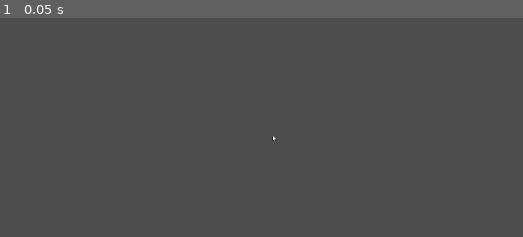
Above: before the commit, frame 1.
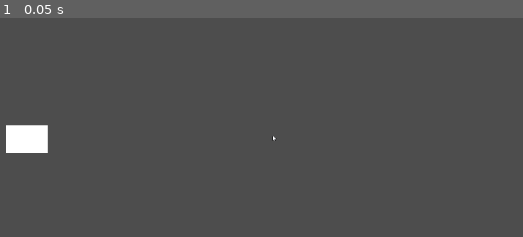
Above: after the commit, the same moment.

Repository: zallec/Internship-Project-1
Game: Godot game, scene res://scenes/main.tscn
The game is run twice, just before and just after one commit, with the same random seed, the same clock (stepped at 60 frames per second) and the same inputs. Before the commit the project has no main scene; this scene is started directly in both runs.
Inputs:
- Up to frame 1 (0.05 s): no input

The runs differ from the first frame. In frame 1, 1.0% of the frame differs, in the area x 1-10%, y 48-62%.
Error before the commit: Invalid call. Nonexistent function 'start' in base 'Area2D (playerWall.gd)'. (res://scenes/main.tscn::GDScript_uwrxv:28)
Error after the commit: Invalid access to property or key 'position' on a base object of type 'null instance'. (res://scenes/scripts/enemyWall.gd:17)

Commit message:
player/enemy wall logic

Diff:
--- a/project.godot
+++ b/project.godot
@@ -11,12 +11,28 @@
 [application]
 
 config/name="InternshipProjectWeek1"
+run/main_scene="uid://5sl36bs56vvj"
 config/features=PackedStringArray("4.6", "Forward Plus")
 config/icon="res://icon.svg"
 
 [debug]
 
 gdscript/warnings/untyped_declaration=2
+
+[input]
+
+move_up={
+"deadzone": 0.2,
+"events": [Object(InputEventKey,"resource_local_to_scene":false,"resource_name":"","device":-1,"window_id":0,"alt_pressed":false,"shift_pressed":false,"ctrl_pressed":false,"meta_pressed":false,"pressed":false,"keycode":0,"physical_keycode":87,"key_label":0,"unicode":119,"location":0,"echo":false,"script":null)
+, Object(InputEventKey,"resource_local_to_scene":false,"resource_name":"","device":-1,"window_id":0,"alt_pressed":false,"shift_pressed":false,"ctrl_pressed":false,"meta_pressed":false,"pressed":false,"keycode":0,"physical_keycode":4194320,"key_label":0,"unicode":0,"location":0,"echo":false,"script":null)
+]
+}
+move_down={
+"deadzone": 0.2,
+"events": [Object(InputEventKey,"resource_local_to_scene":false,"resource_name":"","device":-1,"window_id":0,"alt_pressed":false,"shift_pressed":false,"ctrl_pressed":false,"meta_pressed":false,"pressed":false,"keycode":0,"physical_keycode":87,"key_label":0,"unicode":119,"location":0,"echo":false,"script":null)
+, Object(InputEventKey,"resource_local_to_scene":false,"resource_name":"","device":-1,"window_id":0,"alt_pressed":false,"shift_pressed":false,"ctrl_pressed":false,"meta_pressed":false,"pressed":false,"keycode":0,"physical_keycode":4194322,"key_label":0,"unicode":0,"location":0,"echo":false,"script":null)
+]
+}
 
 [physics]
 
--- a/scenes/enemyWall.tscn
+++ b/scenes/enemyWall.tscn
@@ -4,10 +4,17 @@
 
 [sub_resource type="RectangleShape2D" id="RectangleShape2D_jorrf"]
 
-[node name="EnemyWall" type="Area2D" unique_id=492150251]
+[node name="enemyWall" type="CharacterBody2D" unique_id=2057786081]
 script = ExtResource("1_m24gv")
 
-[node name="CollisionShape2D" type="CollisionShape2D" parent="." unique_id=1208960590]
+[node name="CollisionShape2D" type="CollisionShape2D" parent="." unique_id=1469816695]
 shape = SubResource("RectangleShape2D_jorrf")
 
-[node name="Sprite2D" type="Sprite2D" parent="." unique_id=1786283855]
+[node name="Sprite2D" type="Sprite2D" parent="." unique_id=1677342442]
+
+[node name="ColorRect" type="ColorRect" parent="." unique_id=1317385821]
+offset_left = -19.0
+offset_top = -19.0
+offset_right = 21.0
+offset_bottom = 21.0
+metadata/_edit_use_anchors_ = true
--- a/scenes/main.tscn
+++ b/scenes/main.tscn
@@ -94,6 +94,7 @@
 autostart = true
 
 [node name="StartPos" type="Marker2D" parent="." unique_id=1912251813]
+visible = false
 position = Vector2(-350, 0)
 
 [node name="EnemyPath" type="Path2D" parent="." unique_id=156622855]
@@ -106,11 +107,12 @@
 rotation = 2.3663416
 
 [node name="PlayerWall" parent="." unique_id=492150251 instance=ExtResource("2_sugp2")]
+position = Vector2(-348, 0)
 
 [node name="Ball" parent="." unique_id=787457636 instance=ExtResource("3_sugp2")]
-position = Vector2(-758, -57)
+position = Vector2(-742, 11)
 
 [node name="EnemyWall" parent="." unique_id=151816420 instance=ExtResource("4_jyhfs")]
-position = Vector2(-766, 9)
+position = Vector2(348, 0)
 
 [connection signal="timeout" from="StartDelay" to="." method="_on_start_delay_timeout"]
--- a/scenes/playerWall.tscn
+++ b/scenes/playerWall.tscn
@@ -4,11 +4,17 @@
 
 [sub_resource type="RectangleShape2D" id="RectangleShape2D_jorrf"]
 
-[node name="PlayerWall" type="Area2D" unique_id=492150251]
+[node name="playerWall" type="CharacterBody2D" unique_id=2057786081]
 script = ExtResource("1_qo04n")
 
-[node name="CollisionShape2D" type="CollisionShape2D" parent="." unique_id=1208960590]
+[node name="CollisionShape2D" type="CollisionShape2D" parent="." unique_id=1469816695]
 shape = SubResource("RectangleShape2D_jorrf")
-script = ExtResource("1_qo04n")
 
-[node name="Sprite2D" type="Sprite2D" parent="." unique_id=1786283855]
+[node name="Sprite2D" type="Sprite2D" parent="." unique_id=1677342442]
+
+[node name="ColorRect" type="ColorRect" parent="." unique_id=1317385821]
+offset_left = -19.0
+offset_top = -19.0
+offset_right = 21.0
+offset_bottom = 21.0
+metadata/_edit_use_anchors_ = true
--- a/scenes/ball.gd
+++ b/scenes/scripts/ball.gd
@@ -7,5 +7,8 @@
 
 
 # Called every frame. 'delta' is the elapsed time since the previous frame.
-func _process(delta: float) -> void:
+func _process(_delta: float) -> void:
 	pass
+
+func _start() -> void:
+	pass
--- a/scenes/scripts/enemyWall.gd
+++ b/scenes/scripts/enemyWall.gd
@@ -1,12 +1,35 @@
-extends RigidBody2D
+extends CharacterBody2D
 
 # !!! Needs movement clamped between top and bottom of screen
+@export var speed: float = 400 #export allows editing this variable from the inspector
+var screen_height: float
+var ball: Node2D
 
 # Called when the node enters the scene tree for the first time.
 func _ready() -> void:
-	pass # Replace with function body.
+	screen_height = get_viewport_rect().size.y
+	ball = get_node("res://scenes/ball")
+	position = Vector2(-348,0)
 
 
 # Called every frame. 'delta' is the elapsed time since the previous frame.
-func _process(_delta: float) -> void:
-	pass
+func _physics_process(delta: float) -> void:
+	if ball.position.y > position.y + 10:  # Dead zone prevents jittering
+		velocity.y = speed
+	elif ball.position.y < position.y - 10:
+		velocity.y = -speed
+	else:
+		velocity.y = 0
+
+	move_and_slide()
+	position.y = clamp(position.y, -(screen_height / 2), 298)
+
+	# if collides with object
+	#for area in get_overlapping_bodies():
+		#if area.is_in_group("ball"):
+
+		#if area.is_in_group("enemy"):
+
+
+func start() -> void:
+	show()
--- a/scenes/scripts/playerWall.gd
+++ b/scenes/scripts/playerWall.gd
@@ -1,17 +1,39 @@
-extends Area2D
+extends CharacterBody2D
 
 # !!! Needs movement clamped between top and bottom of screen
+@export var speed: float = 400 #export allows editing this variable from the inspector
+var screen_height: float
 
 # Called when the node enters the scene tree for the first time.
 func _ready() -> void:
-	pass # Replace with function body.
+	var screen_size: Vector2 = get_viewport_rect().size
+	screen_height = screen_size.y
+	print("screen_height: ", screen_height)
+	print("position: ", position)
+	position = Vector2(-348,0)
 
 
 # Called every frame. 'delta' is the elapsed time since the previous frame.
-func _process(_delta: float) -> void:
-	pass
+func _physics_process(delta: float) -> void:
+	velocity = Vector2.ZERO # The player's movement vector.
+	if Input.is_action_pressed("move_down"):
+		velocity.y += 1
+	if Input.is_action_pressed("move_up"):
+		velocity.y -= 1
+
+	if velocity.length() > 0:
+		velocity = velocity.normalized() * speed
+
+	var wall_height: int = 40
+	move_and_slide()
+	position.y = clamp(position.y, -(screen_height / 2), 298)
+
 	# if collides with object
 	#for area in get_overlapping_bodies():
 		#if area.is_in_group("ball"):
 
 		#if area.is_in_group("enemy"):
+
+
+func start() -> void:
+	show()
Renamed: scenes/ball.gd.uid -> scenes/scripts/ball.gd.uid
